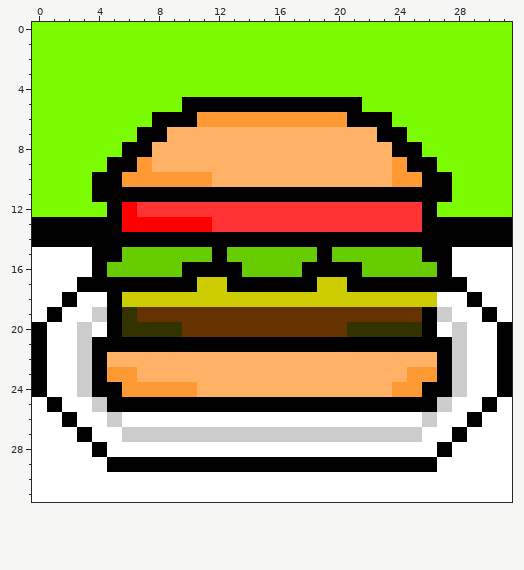
Two versions of one pixel-art sprite, pixel-sprites/burgeronplateonside.png. Above, as it was before the edit.
Rulers count pixels.
And afterwards:
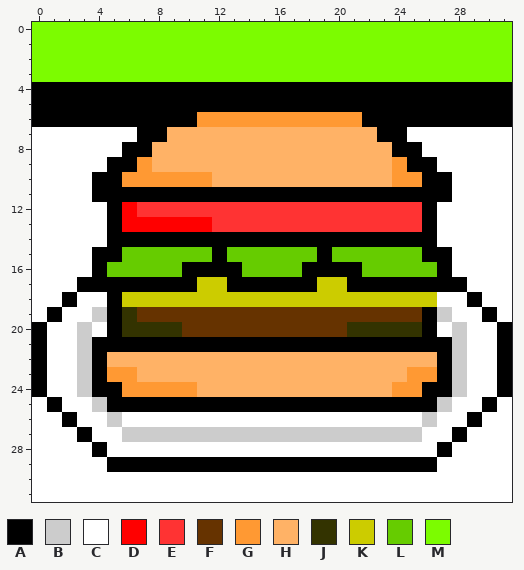
Palette (. is transparent): A #000000  B #cccccc  C #ffffff  D #ff0000  E #ff3333  F #663300  G #ff9933  H #ffb266  J #333300  K #cccc00  L #66cc00  M #7cfc00
What changed:
file 1024x1024 -> 32x32 pixels (blocks of 32x32 -> 1x1; one block is one cell here)
@@ x 0..31 @@
  3 MMMMMMMMMMMMMMMMMMMMMMMMMMMMMMMM
- 4 MMMMMMMMMMMMMMMMMMMMMMMMMMMMMMMM
- 5 MMMMMMMMMMAAAAAAAAAAAAMMMMMMMMMM
- 6 MMMMMMMMAAAGGGGGGGGGGAAAMMMMMMMM
- 7 MMMMMMMAAHHHHHHHHHHHHHHAAMMMMMMM
- 8 MMMMMMAAHHHHHHHHHHHHHHHHAAMMMMMM
- 9 MMMMMAAGHHHHHHHHHHHHHHHHGAAMMMMM
-10 MMMMAAGGGGGGHHHHHHHHHHHHGGAAMMMM
-11 MMMMAAAAAAAAAAAAAAAAAAAAAAAAMMMM
-12 MMMMMADEEEEEEEEEEEEEEEEEEEAMMMMM
-13 AAAAAADDDDDDEEEEEEEEEEEEEEAAAAAA
-14 AAAAAAAAAAAAAAAAAAAAAAAAAAAAAAAA
+ 4 AAAAAAAAAAAAAAAAAAAAAAAAAAAAAAAA
+ 5 AAAAAAAAAAAAAAAAAAAAAAAAAAAAAAAA
+ 6 AAAAAAAAAAAGGGGGGGGGGGAAAAAAAAAA
+ 7 CCCCCCCAAHHHHHHHHHHHHHHAACCCCCCC
+ 8 CCCCCCAAHHHHHHHHHHHHHHHHAACCCCCC
+ 9 CCCCCAAGHHHHHHHHHHHHHHHHGAACCCCC
+10 CCCCAAGGGGGGHHHHHHHHHHHHGGAACCCC
+11 CCCCAAAAAAAAAAAAAAAAAAAAAAAACCCC
+12 CCCCCADEEEEEEEEEEEEEEEEEEEACCCCC
+13 CCCCCADDDDDDEEEEEEEEEEEEEEACCCCC
+14 CCCCCAAAAAAAAAAAAAAAAAAAAAACCCCC
 15 CCCCAALLLLLLALLLLLLALLLLLLAACCCC
Boxes around the changes in both pictures, in picture pixels (x1, y1, x2, y2):
changed: (32, 82, 512, 247)
